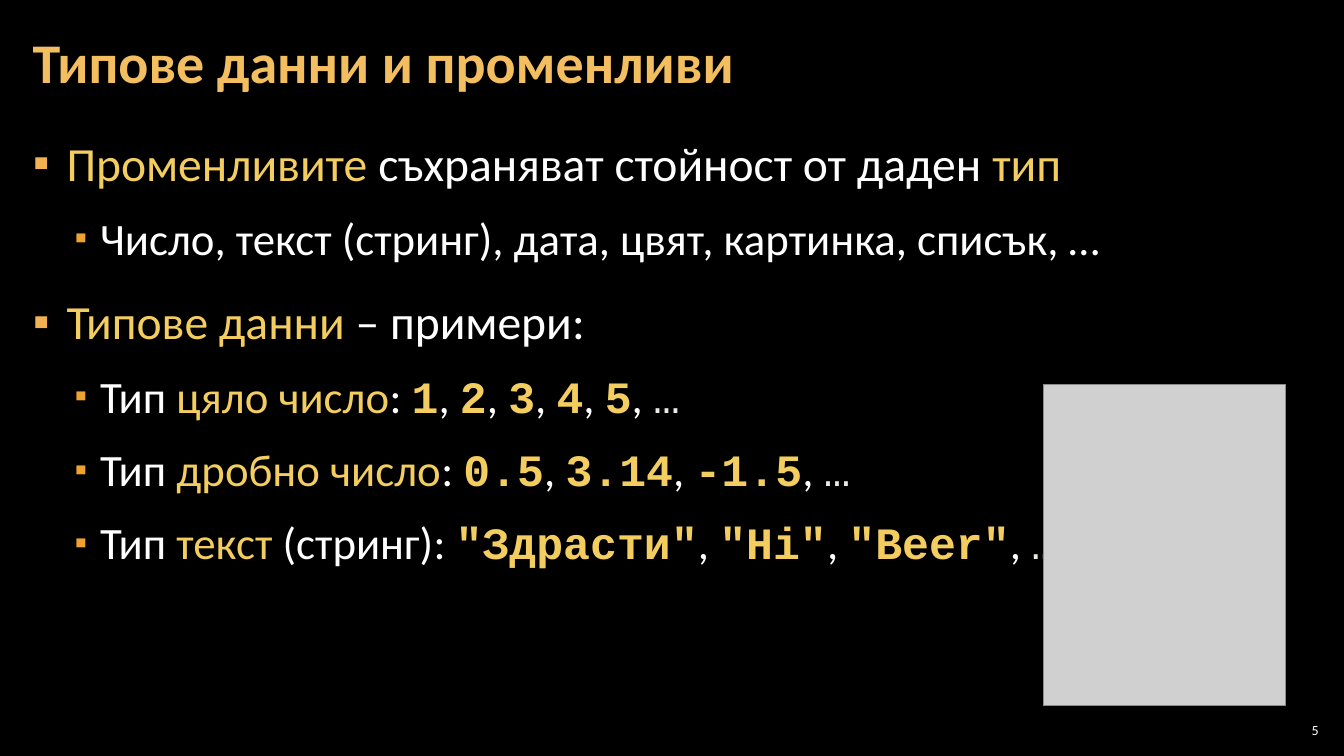
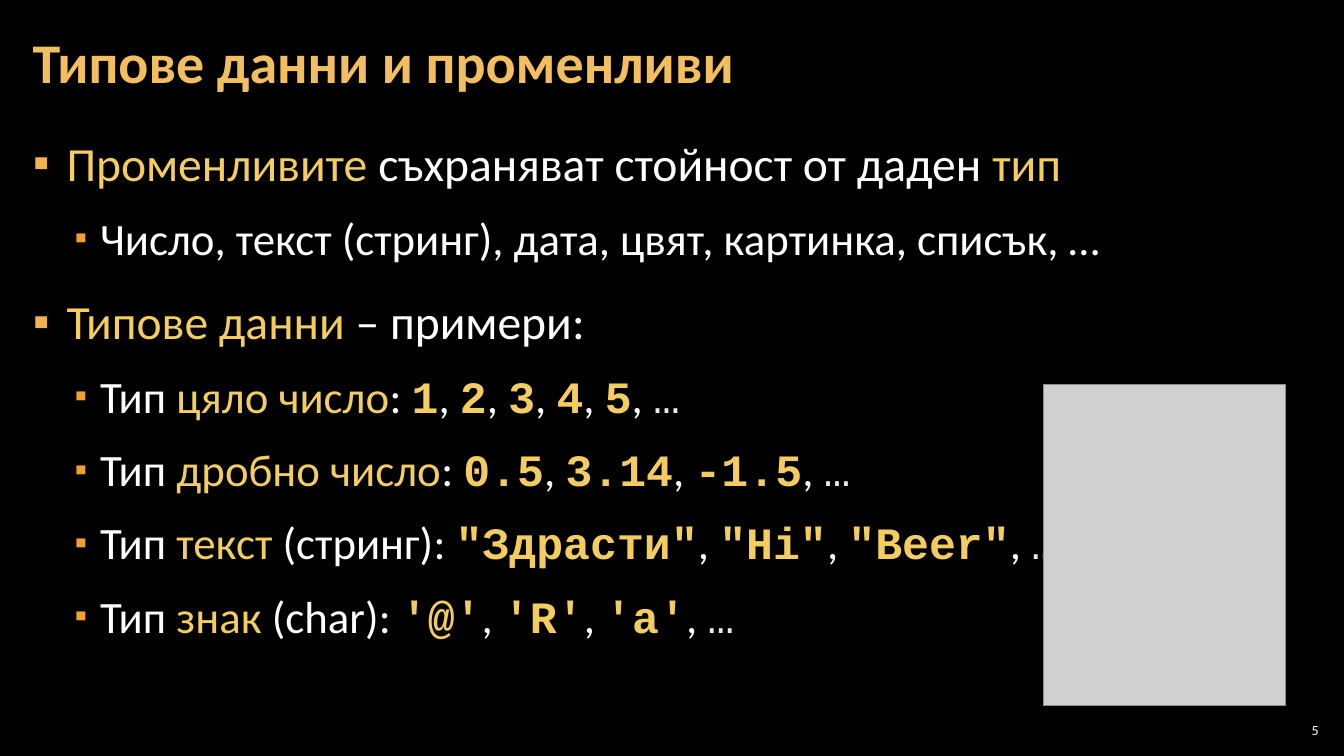
Before and after one commit to Software-University/C-plus-plus, a slide deck: slide 5 of 2. Simple-Calculations/2. Simple-Calculations.pptx. Drawn at 1344x756 pixels with LibreOffice and Linux fonts; fonts in the diff are those of the drawing; grey boxes stand for pictures; background and template pictures are left out. Boxes give left, top, right and bottom in pixels: in the first picture for what was removed or moved away, otherwise in the second. Text is boxed around its words. In the diff, an @@ line names an element or a change of style, - is before the commit and + after.

```diff
--- a/2. Simple-Calculations/2. Simple-Calculations.pptx
+++ b/2. Simple-Calculations/2. Simple-Calculations.pptx
@@ text at [100,600,697,639]: paragraph added @@
+  ▪ Тип знак (char): '@', 'R', 'a', …
```
Also in this commit, not shown: 2 other slides changed, 1 other file.
